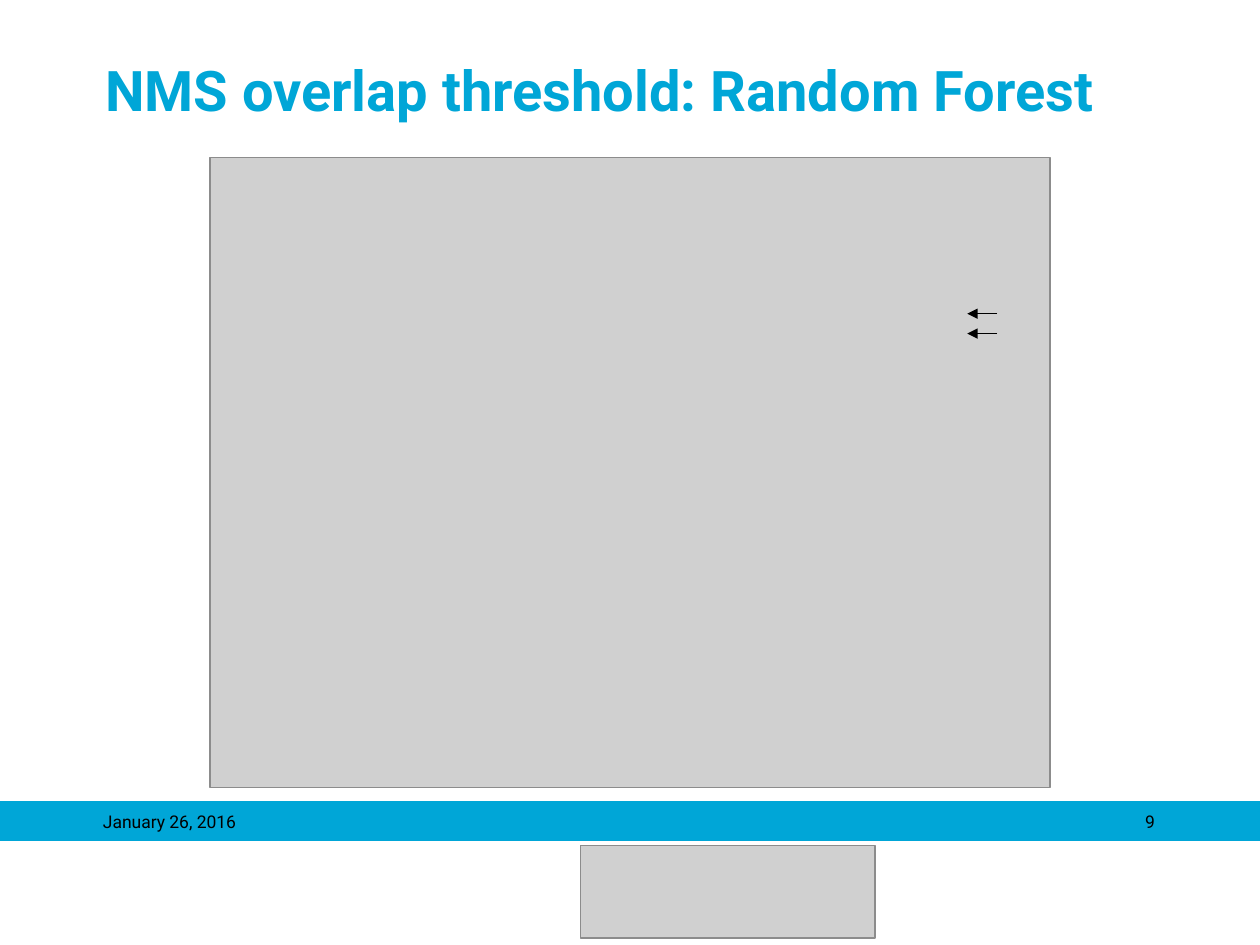
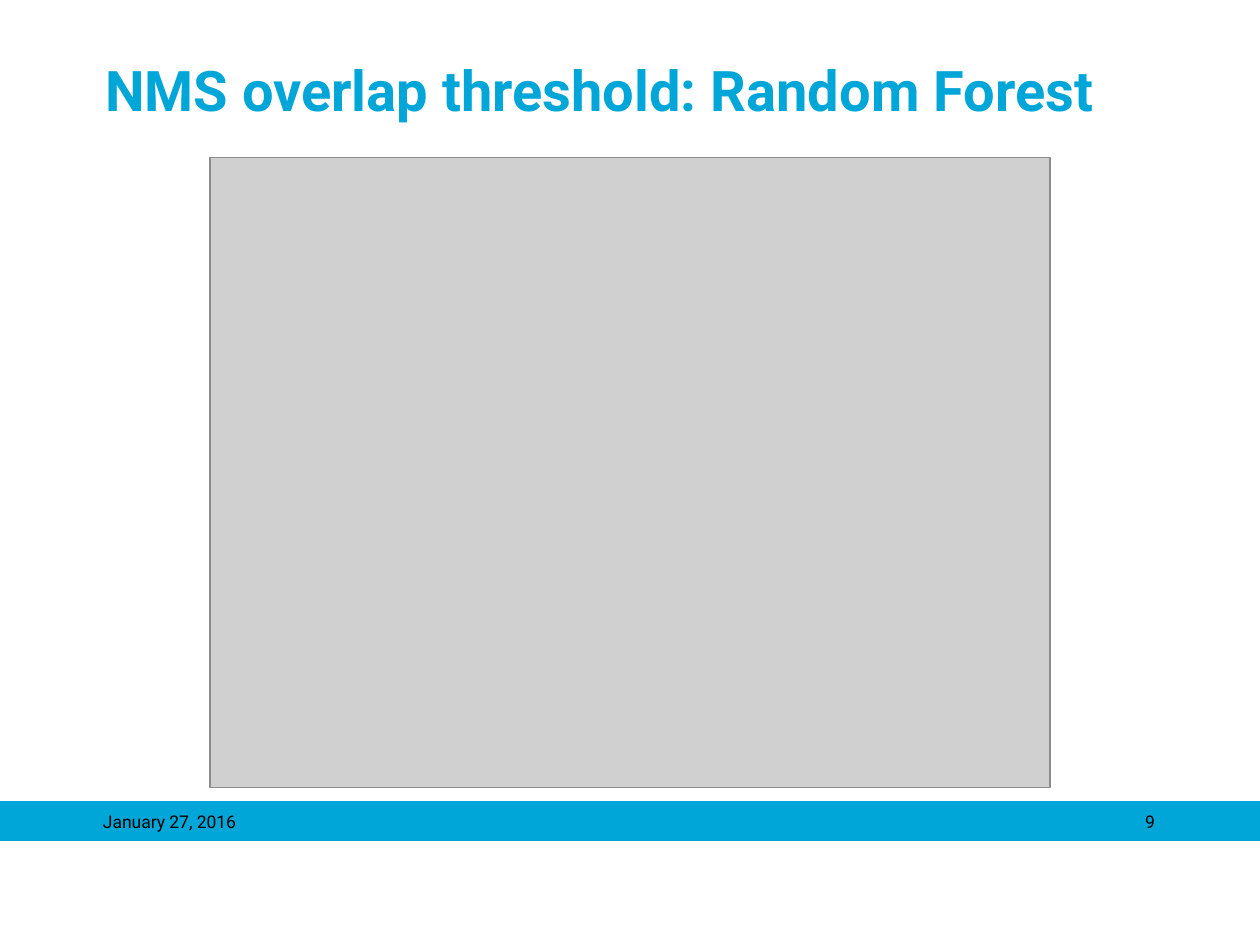
Before and after one commit to mariasv/MM_MedVis_Project, a slide deck: slide 9 of ppt/Object Detection in Medical Images_maria.pptx. Drawn at 1260x945 pixels with LibreOffice and Linux fonts; fonts in the diff are those of the drawing; grey boxes stand for pictures; background and template pictures are left out. Boxes give left, top, right and bottom in pixels: in the first picture for what was removed or moved away, otherwise in the second. Text is boxed around its words. In the diff, an @@ line names an element or a change of style, - is before the commit and + after.

```diff
--- a/ppt/Object Detection in Medical Images_maria.pptx
+++ b/ppt/Object Detection in Medical Images_maria.pptx
@@ arrow removed from (997, 314) to (968, 314) @@
@@ arrow removed from (997, 334) to (968, 334) @@
@@ text at (x1=103, y1=815, x2=236, y2=832): text changed @@
-January 26, 2016
+January 27, 2016
@@ picture removed at (x1=581, y1=845, x2=876, y2=937) @@
```
Also in this commit, not shown: 14 other slides changed, 2 slides added, 3 slides removed.
